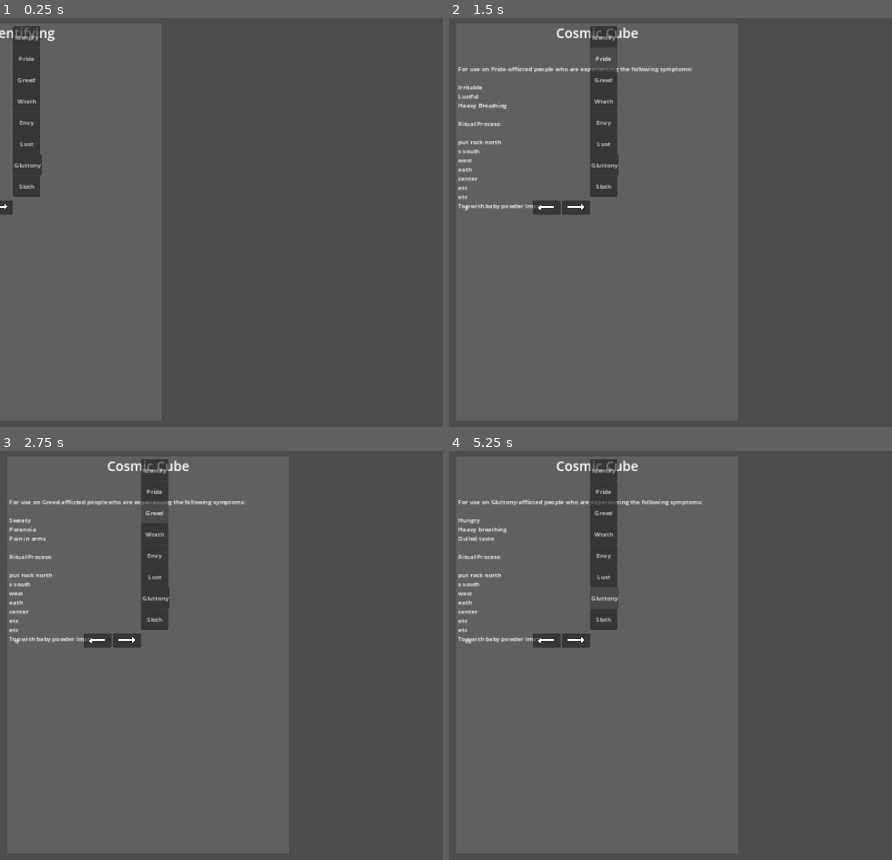
Above: before the commit, frames 1-4 (two rows, left to right).
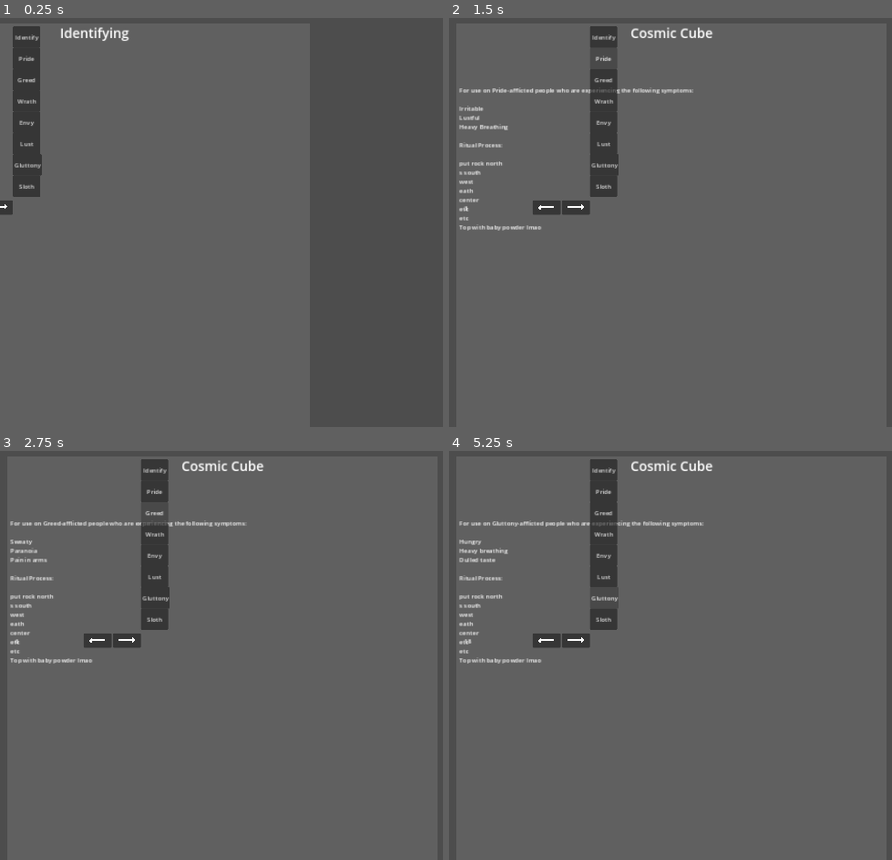
Above: after the commit, the same moments.

Repository: jkostello/Pirate-Software-Jam-15
Game: Godot game, scene res://Book/book.tscn
Two runs of this game, one before a commit and one after it. Both use one fixed random seed, a clock stepped at 60 frames per second and the inputs below. This scene is started directly instead of the project's main scene.
Inputs:
- Up to frame 1 (0.25 s): no input
- Up to frame 2 (1.5 s): click "Identify" at 0.5 s; click "Pride" at 1.25 s
- Up to frame 3 (2.75 s): click "Greed" at 2 s
- Up to frame 4 (5.25 s): click "Wrath" at 2.75 s; click "Envy" at 3.5 s; click "Lust" at 4.25 s; click "Gluttony" at 5 s

The runs differ from the first frame. In frame 1, 0.4% of the frame differs, in the area x 0-30%, y 2-6%; in frame 2, 2.3%; in frame 3, 2.2%; in frame 4, 2.4%, in the area x 2-60%, y 2-53%.

Commit message:
breathing

Diff:
--- a/Book/book.tscn
+++ b/Book/book.tscn
@@ -75,8 +75,8 @@
 anchor_right = 1.0
 anchor_bottom = 1.0
 offset_left = -337.0
-offset_right = 54.0
-offset_bottom = 542.0
+offset_right = 445.0
+offset_bottom = 1084.0
 grow_horizontal = 2
 grow_vertical = 2
 theme_override_constants/margin_left = 20
@@ -1330,6 +1330,7 @@
 offset_bottom = 502.0
 
 [node name="Temp Arrow" type="ColorRect" parent="MarginContainer/Control/PageRight"]
+layout_mode = 0
 offset_left = 52.0
 offset_top = 20.0
 offset_right = 88.0
--- a/Customers/customer.gd
+++ b/Customers/customer.gd
@@ -42,11 +42,9 @@
 	print("Cure: ", cure)
 	intro()
 
-	match body_symptom:
-		'Sweaty':
-			$Customer/Sweat.visible = true
-		'Bouncy':
-			$AnimationPlayer.speed_scale = 2.0
+	if body_symptom == 'Bouncy':
+		$AnimationPlayer.speed_scale = 2.0
+
 
 	$AnimationPlayer.play("Enter")
 
@@ -61,3 +59,9 @@
 func _on_animation_player_animation_finished(anim_name):
 	if anim_name == "Enter":
 		$AnimationPlayer.play("Idle")
+
+		match body_symptom:
+			'Sweaty':
+				$Customer/Sweat.visible = true
+			'Heavy Breathing':
+				$Customer/Breath.visible = true
--- a/Customers/customer.tscn
+++ b/Customers/customer.tscn
@@ -25,6 +25,41 @@
 scale_max = 5.3
 scale_curve = SubResource("CurveTexture_bu42e")
 color = Color(0.556863, 1, 1, 1)
+
+[sub_resource type="Curve" id="Curve_65box"]
+_data = [Vector2(0.136986, 0.120879), 0.0, 0.0, 0, 0, Vector2(0.506849, 0), 0.0, 0.0, 0, 0, Vector2(0.952055, 0.10989), 0.0, 0.0, 0, 0]
+point_count = 3
+
+[sub_resource type="Curve" id="Curve_2n5c8"]
+_data = [Vector2(0.260274, 0.054945), 0.0, 0.0, 0, 0]
+point_count = 1
+
+[sub_resource type="CurveXYZTexture" id="CurveXYZTexture_h0ovi"]
+curve_x = SubResource("Curve_65box")
+curve_y = SubResource("Curve_2n5c8")
+
+[sub_resource type="Curve" id="Curve_vdnmn"]
+_data = [Vector2(0, 0), 0.0, 4.92779, 0, 0, Vector2(0.383562, 0.681319), 0.520345, 0.520345, 0, 0, Vector2(1, 0), -2.67399, 0.0, 0, 0]
+point_count = 3
+
+[sub_resource type="CurveTexture" id="CurveTexture_3qqm7"]
+curve = SubResource("Curve_vdnmn")
+
+[sub_resource type="ParticleProcessMaterial" id="ParticleProcessMaterial_v455p"]
+particle_flag_disable_z = true
+emission_shape_scale = Vector3(10, 10, 1)
+emission_shape = 1
+emission_sphere_radius = 1.0
+angular_velocity_min = 18.8
+angular_velocity_max = 18.8
+directional_velocity_min = 28.3
+directional_velocity_max = 35.1
+directional_velocity_curve = SubResource("CurveXYZTexture_h0ovi")
+gravity = Vector3(0, -4, 0)
+scale_min = 25.1
+scale_max = 48.3
+scale_curve = SubResource("CurveTexture_3qqm7")
+color = Color(1, 1, 1, 0.345098)
 
 [sub_resource type="Animation" id="Animation_0pr2t"]
 resource_name = "Enter"
@@ -110,6 +145,13 @@
 process_material = SubResource("ParticleProcessMaterial_ta50x")
 lifetime = 2.3
 
+[node name="Breath" type="GPUParticles2D" parent="Customer"]
+visible = false
+position = Vector2(13.2542, -203.296)
+amount = 2
+process_material = SubResource("ParticleProcessMaterial_v455p")
+lifetime = 2.3
+
 [node name="MagnifyingGlass" type="Sprite2D" parent="."]
 z_index = 3
 position = Vector2(1581, 930)
Not shown: 1 places in Customers/customer.tscn that only renumber resources
